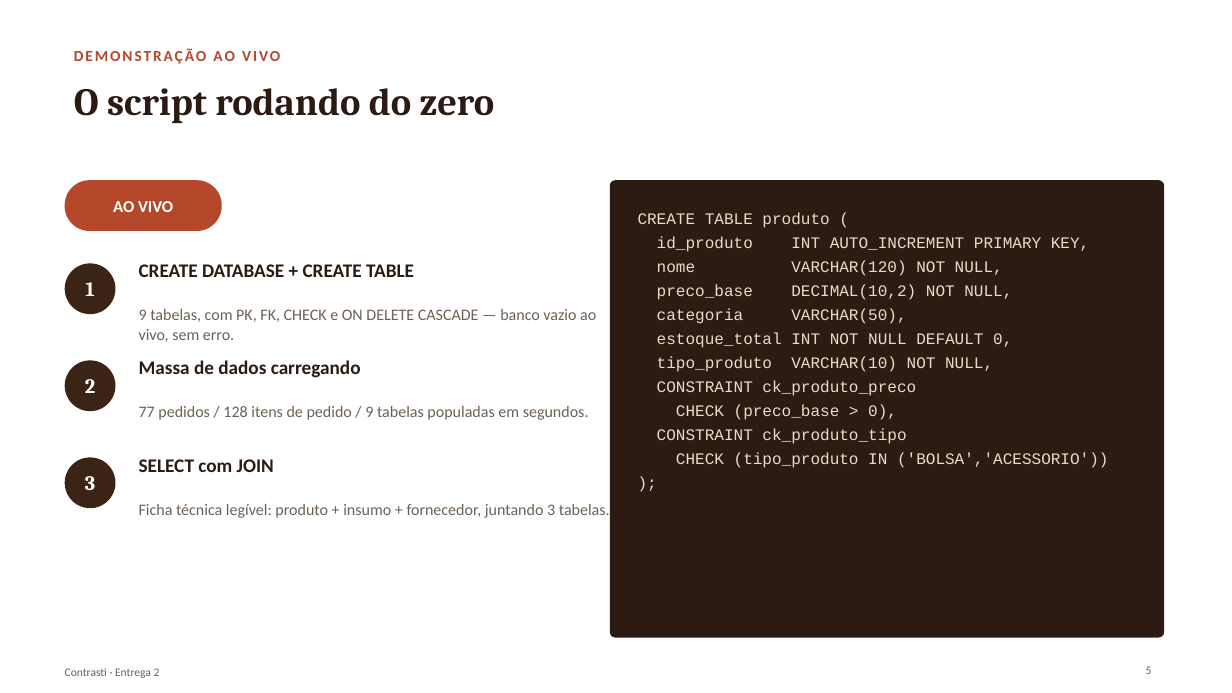
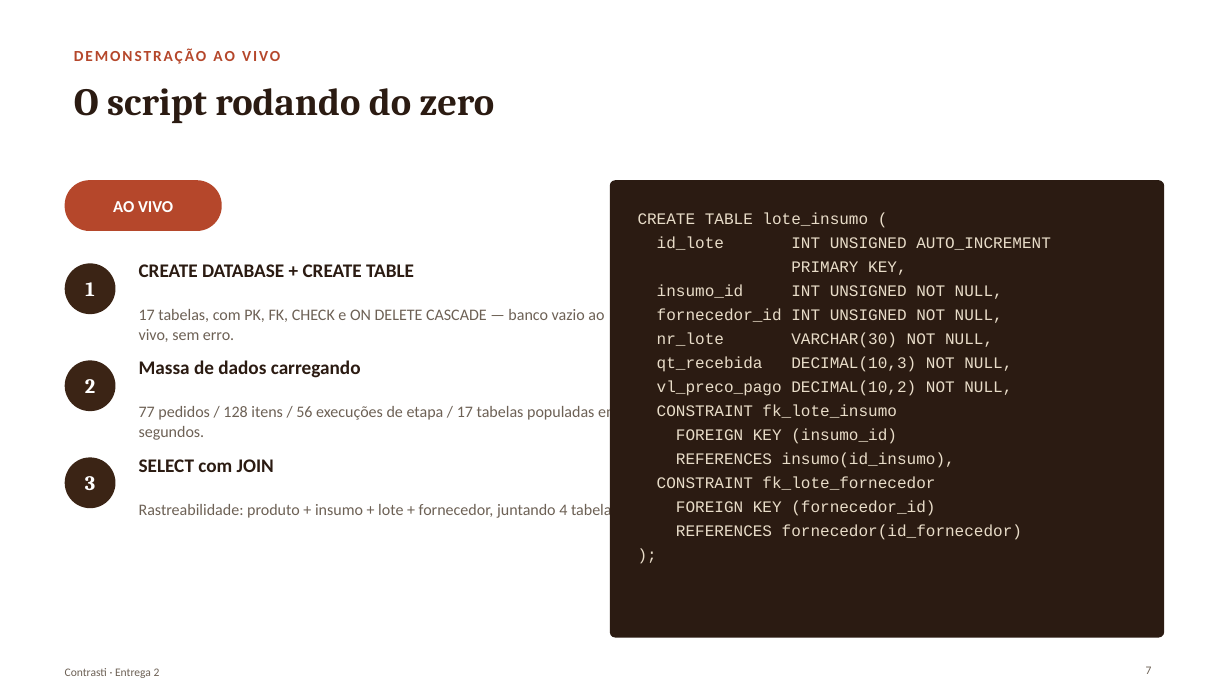
Before and after one commit to matheusmontagner8/Modelagem-de-Dados, a slide deck: slide 7 of Entrega2/apresentacao.pptx (slide 5 before the commit). Drawn at 1232x693 pixels with LibreOffice and Linux fonts; fonts in the diff are those of the drawing. Boxes give left, top, right and bottom in pixels: in the first picture for what was removed or moved away, otherwise in the second. Text is boxed around its words. In the diff, an @@ line names an element or a change of style, - is before the commit and + after.

```diff
--- a/Entrega2/apresentacao.pptx
+++ b/Entrega2/apresentacao.pptx
@@ text at bbox=[638, 212, 1051, 540]: text changed @@
-CREATE TABLE produto (
-id_produto INT AUTO_INCREMENT PRIMARY KEY,
-nome VARCHAR(120) NOT NULL,
-preco_base DECIMAL(10,2) NOT NULL,
-categoria VARCHAR(50),
-estoque_total INT NOT NULL DEFAULT 0,
-tipo_produto VARCHAR(10) NOT NULL,
-CONSTRAINT ck_produto_preco
-CHECK (preco_base > 0),
-CONSTRAINT ck_produto_tipo
-CHECK (tipo_produto IN ('BOLSA','ACESSORIO'))
+CREATE TABLE lote_insumo (
+id_lote INT UNSIGNED AUTO_INCREMENT
+PRIMARY KEY,
+insumo_id INT UNSIGNED NOT NULL,
+fornecedor_id INT UNSIGNED NOT NULL,
+nr_lote VARCHAR(30) NOT NULL,
+qt_recebida DECIMAL(10,3) NOT NULL,
+vl_preco_pago DECIMAL(10,2) NOT NULL,
+CONSTRAINT fk_lote_insumo
+FOREIGN KEY (insumo_id)
+REFERENCES insumo(id_insumo),
+CONSTRAINT fk_lote_fornecedor
+FOREIGN KEY (fornecedor_id)
+REFERENCES fornecedor(id_fornecedor)
@@ text at bbox=[139, 309, 604, 342]: text changed @@
-9 tabelas, com PK, FK, CHECK e ON DELETE CASCADE — banco vazio ao vivo, sem erro.
+17 tabelas, com PK, FK, CHECK e ON DELETE CASCADE — banco vazio ao vivo, sem erro.
@@ text at bbox=[139, 405, 619, 440]: text changed @@
-77 pedidos / 128 itens de pedido / 9 tabelas populadas em segundos.
+77 pedidos / 128 itens / 56 execuções de etapa / 17 tabelas populadas em segundos.
@@ text at bbox=[139, 502, 622, 520]: text changed @@
-Ficha técnica legível: produto + insumo + fornecedor, juntando 3 tabelas.
+Rastreabilidade: produto + insumo + lote + fornecedor, juntando 4 tabelas.
@@ page number at bbox=[1146, 666, 1152, 674]: text changed @@
-5
+7
```
Also in this commit, not shown: 8 other slides changed, 2 slides added, 5 other files.
